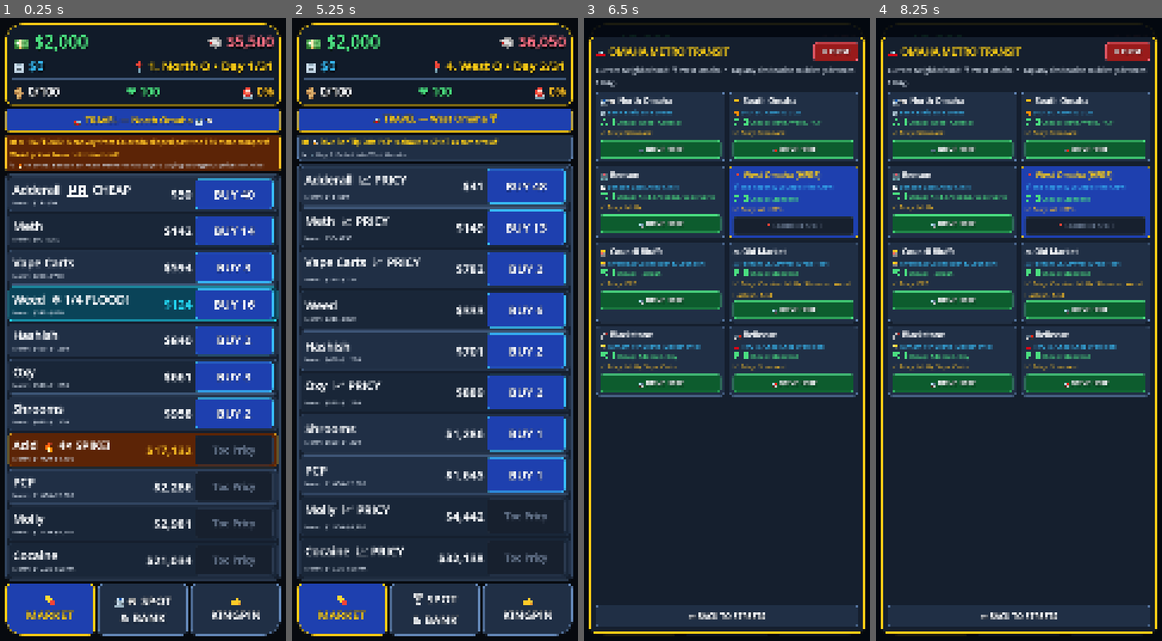
Above: before the commit, frames 1-4 (left to right).
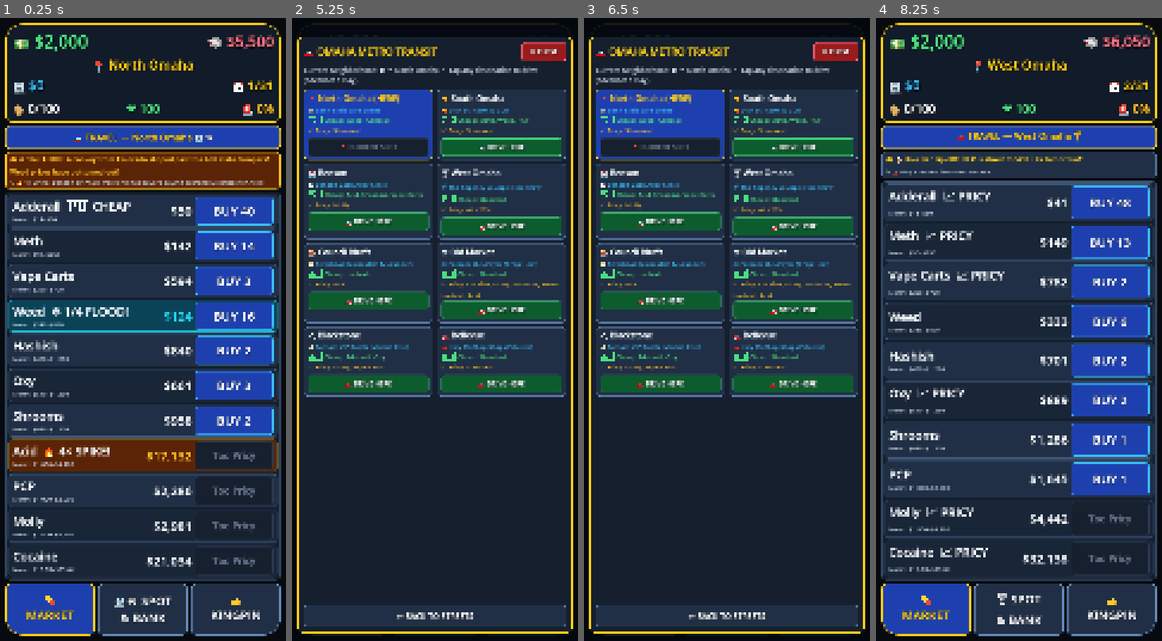
Above: after the commit, the same moments.

Repository: TimGoergen/dope-wars
Game: Godot game, scene res://Main.tscn
Same seed, same stepped clock (60 frames per second), same inputs: the game is played once before the commit and once after it.
Inputs (mouse positions are in pixels of both pictures, inside the frame that each line leads up to):
- Up to frame 1 (0.25 s): no input
- Up to frame 2 (5.25 s): click "🚗 TRAVEL — North Omaha 🏦🦈" at 0.5 s; click (394, 192) at 1.27 s; click (394, 211) at 2.02 s; click "BUY 40" at 2.75 s; click (394, 229) at 3.52 s; click (394, 248) at 4.27 s; click "BUY 14" at 5 s
- Up to frame 3 (6.5 s): click (727, 117) at 5.75 s, where only the run before the commit has a clickable "🚗 TRAVEL — West Omaha 🍸"
- Up to frame 4 (8.25 s): click (978, 186) at 6.52 s; click (1110, 186) at 7.25 s, where only the run before the commit has a clickable "BUY 48"; click (1110, 229) at 8 s, where only the run before the commit has a clickable "BUY 13"

The runs differ from the first frame. In frame 1, 32% of the frame differs, in the area x 1-99%, y 6-89%; in frame 2, 45%; in frame 3, 18%; in frame 4, 47%, in the area x 1-99%, y 0-100%.

Commit message:
feat(ui): center full location name in hero header and replace Day text with calendar icon

Diff:
--- a/game/scripts/Main.gd
+++ b/game/scripts/Main.gd
@@ -20,7 +20,8 @@
 var _cash_lbl: Label
 var _bank_lbl: Label
 var _debt_lbl: Label
-var _loc_day_lbl: Label
+var _loc_lbl: Label
+var _day_lbl: Label
 var _space_lbl: Label
 var _hp_lbl: Label
 var _heat_lbl: Label
@@ -178,7 +179,7 @@
 func _build_hero_header(parent: VBoxContainer) -> void:
 	var card := PanelContainer.new()
 	card.size_flags_horizontal = Control.SIZE_EXPAND_FILL
-	card.custom_minimum_size = Vector2(0, 284)
+	card.custom_minimum_size = Vector2(0, 304)
 	card.add_theme_stylebox_override("panel", UiPalette.make_hero_header_box())
 	parent.add_child(card)
 	_hero_card = card
@@ -187,7 +188,7 @@
 	vbox.size_flags_horizontal = Control.SIZE_EXPAND_FILL
 	vbox.size_flags_vertical = Control.SIZE_EXPAND_FILL
 	vbox.alignment = BoxContainer.ALIGNMENT_CENTER
-	vbox.add_theme_constant_override("separation", 14)
+	vbox.add_theme_constant_override("separation", 10)
 	card.add_child(vbox)
 
 	# Row 1: Edge-Pinned Left (Cash) and Right (Debt) with a wide empty center gap
@@ -206,7 +207,11 @@
 
 	_debt_lbl = UiPalette.add_hero_label(r1, "🦈 $5,500", UiPalette.FONT_HERO_DEBT, UiPalette.DEBT_CRIMSON, HORIZONTAL_ALIGNMENT_RIGHT)
 
-	# Row 2 (Below camera cutout): Left (Bank) | Right (Location & Day)
+	# Centered Location Row (Below camera cutout): Red pin icon + Full District Name (no numbers)
+	_loc_lbl = UiPalette.add_hero_label(vbox, "📍 North Omaha", UiPalette.FONT_HERO, UiPalette.GOLD_ACCENT, HORIZONTAL_ALIGNMENT_CENTER)
+	_loc_lbl.size_flags_horizontal = Control.SIZE_EXPAND_FILL
+
+	# Row 2: Left (Bank) | Right (Calendar Icon + x/y)
 	var r2 := HBoxContainer.new()
 	r2.size_flags_horizontal = Control.SIZE_EXPAND_FILL
 	r2.add_theme_constant_override("separation", 16)
@@ -215,7 +220,7 @@
 	_bank_lbl = UiPalette.add_hero_label(r2, "🏦 $0", UiPalette.FONT_HERO, UiPalette.BANK_CYAN, HORIZONTAL_ALIGNMENT_LEFT)
 	_bank_lbl.size_flags_horizontal = Control.SIZE_EXPAND_FILL
 
-	_loc_day_lbl = UiPalette.add_hero_label(r2, "📍 North O • Day 1/31", UiPalette.FONT_HERO_ROW2, UiPalette.GOLD_ACCENT, HORIZONTAL_ALIGNMENT_RIGHT)
+	_day_lbl = UiPalette.add_hero_label(r2, "📅 1/31", UiPalette.FONT_HERO_ROW2, UiPalette.GOLD_ACCENT, HORIZONTAL_ALIGNMENT_RIGHT)
 
 	var divider := ColorRect.new()
 	divider.color = UiPalette.BORDER_SLATE
@@ -736,9 +741,11 @@
 	_debt_lbl.text = "🦈 %s" % Money.format_short(state.debt)
 	_debt_lbl.add_theme_color_override("font_color", UiPalette.DEBT_CRIMSON if state.debt > 0 else UiPalette.CASH_EMERALD)
 
-	var day_str := ("Day %d" % state.day) if state.is_endless else ("Day %d/%d" % [state.day, state.max_days])
-	_loc_day_lbl.text = "📍 %s • %s" % [cur_d["short_name"], day_str]
-	_loc_day_lbl.add_theme_color_override("font_color", UiPalette.SPIKE_AMBER if state.is_final_day() else UiPalette.GOLD_ACCENT)
+	_loc_lbl.text = "📍 %s" % cur_d["name"]
+
+	var day_str := ("📅 %d" % state.day) if state.is_endless else ("📅 %d/%d" % [state.day, state.max_days])
+	_day_lbl.text = day_str
+	_day_lbl.add_theme_color_override("font_color", UiPalette.SPIKE_AMBER if state.is_final_day() else UiPalette.GOLD_ACCENT)
 
 	_space_lbl.text = "🧥 %d/%d" % [state.get_used_capacity(), state.get_max_capacity()]
 	_hp_lbl.text = "❤️ %d" % state.health
--- a/game/sim/UiLayoutTest.gd
+++ b/game/sim/UiLayoutTest.gd
@@ -28,6 +28,13 @@
 	var debt_rect: Rect2 = (main._debt_lbl as Control).get_global_rect()
 	if cash_rect.end.x > 470.0 or debt_rect.position.x < 610.0:
 		push_error("FAIL [Camera Cutout Clearance]: cash_rect=%s debt_rect=%s overlap center cutout (470..610)" % [str(cash_rect), str(debt_rect)])
+		quit(1)
+		return
+	var loc_lbl: Label = main._loc_lbl
+	var day_lbl: Label = main._day_lbl
+	var expected_loc := "📍 %s" % String(OmahaCatalog.get_district(main.state.current_district_id)["name"])
+	if loc_lbl.text != expected_loc or loc_lbl.horizontal_alignment != HORIZONTAL_ALIGNMENT_CENTER or not day_lbl.text.begins_with("📅 ") or day_lbl.text.contains("Day"):
+		push_error("FAIL [Hero Location/Day]: loc='%s' (expected '%s') day='%s'" % [loc_lbl.text, expected_loc, day_lbl.text])
 		quit(1)
 		return
 	var tab0_btn: Button = main._tab_buttons[0]
